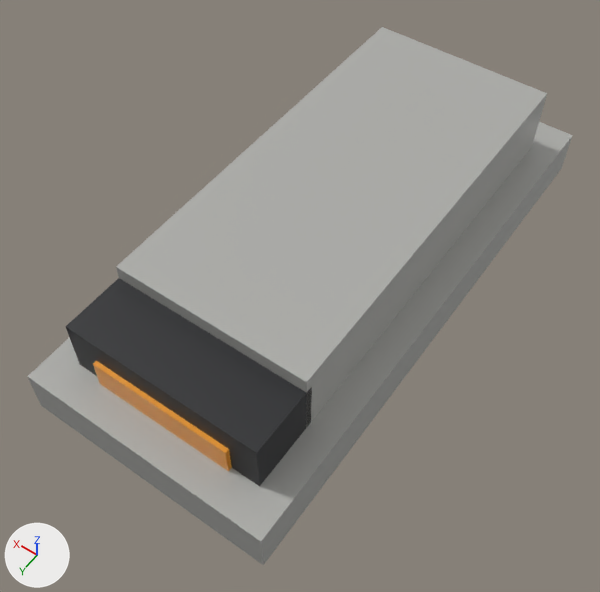
The glTF model assets/base/gltf/greebles/civilian_vent.glb: old version first, new version second.
Before and after are seen from a 50 mm camera at (-0.207, 0.327, 0.468) aimed at (-0.001, 0.04, 0.017). Lighting does not change. The marker at lower left points along +X, +Y and +Z. The first picture is the older version.
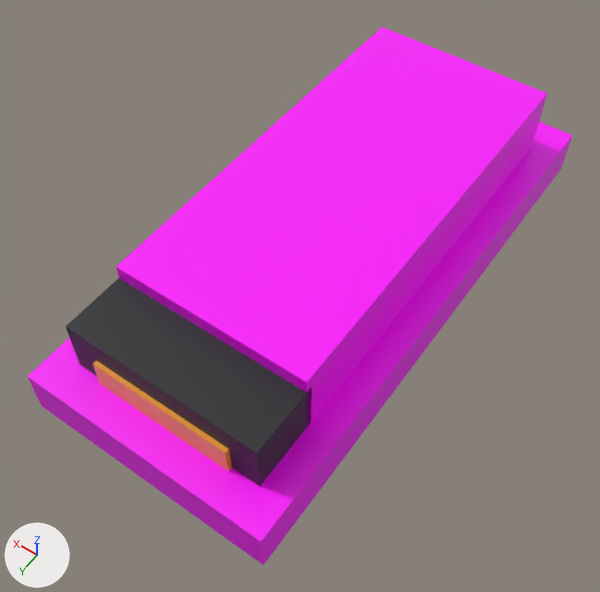
Pixel boxes (x1, y1, x2, y2) of what changed, in the pictures (600 x 592 px):
'Mesh_0', recoloured (grey to pink)
    both: (27, 27, 573, 565)

What changed in the scene script:
```text
Change mat_hull:
    mat_hull.base_color: (0.42, 0.42, 0.4) -> (1.0, 0.0, 1.0)  # grey #adadaa -> pink #ff00ff
```
